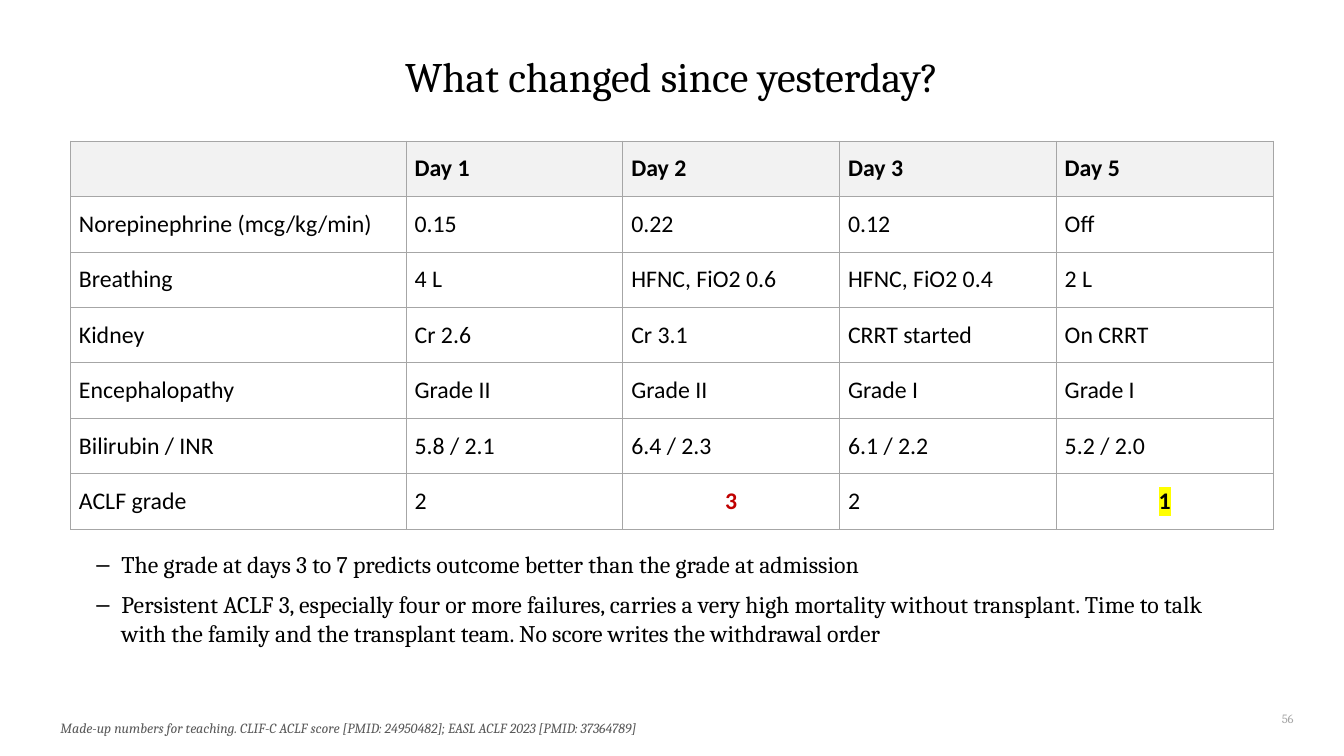
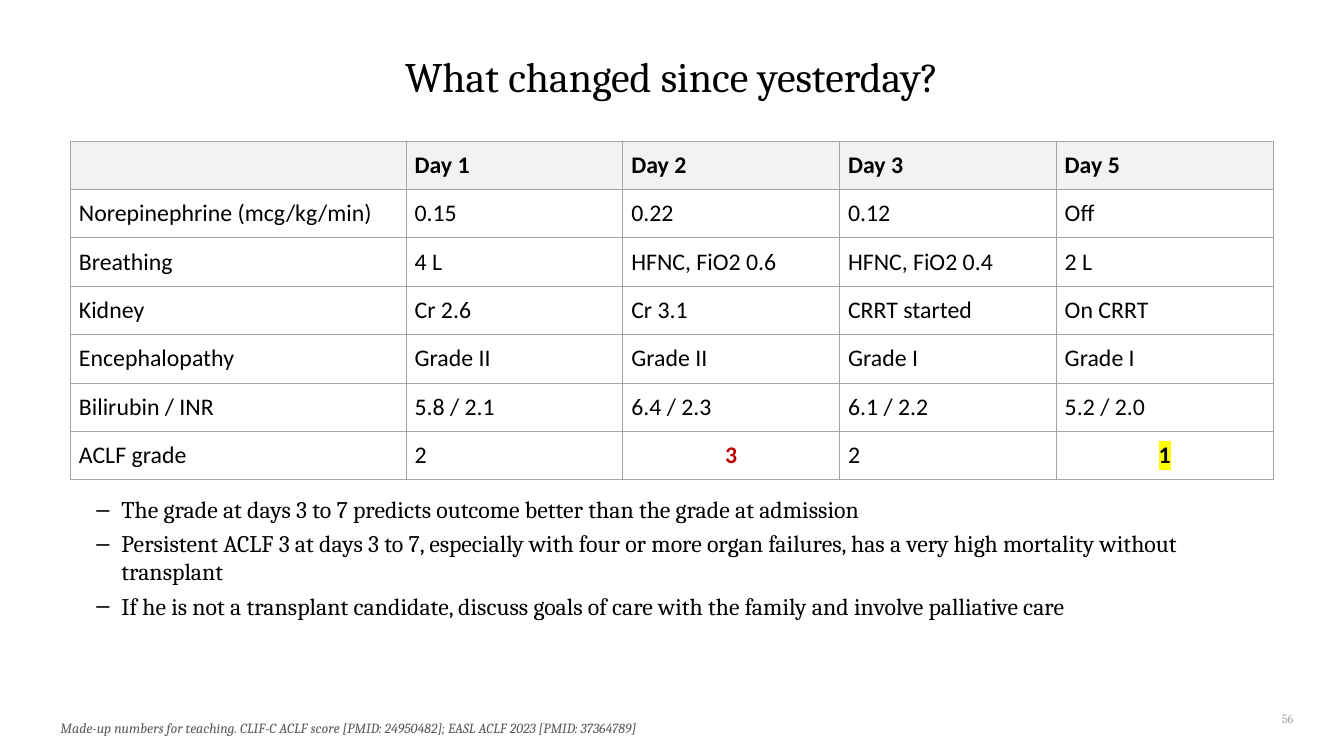
Before and after one commit to qaddodi/mohammad-almeqdadi-lectures, a slide deck: slide 56 of lectures/acute-liver-failure-aclf-in-icu/ALF and ACLF in the ICU.pptx. Drawn at 1344x756 pixels with LibreOffice and Linux fonts; fonts in the diff are those of the drawing. Boxes give left, top, right and bottom in pixels: in the first picture for what was removed or moved away, otherwise in the second. Text is boxed around its words. In the diff, an @@ line names an element or a change of style, - is before the commit and + after.

```diff
--- a/lectures/acute-liver-failure-aclf-in-icu/ALF and ACLF in the ICU.pptx
+++ b/lectures/acute-liver-failure-aclf-in-icu/ALF and ACLF in the ICU.pptx
@@ table: place and size @@
-table at <box>71,141,1273,517</box>
+table at <box>71,141,1273,471</box>
@@ text "The grade at days 3 ...": place and size @@
-text "The grade at days 3 ..." at <box>121,556,1202,647</box>
+text "The grade at days 3 ..." at <box>121,501,1177,620</box>
@@ text at <box>121,501,859,523</box>: less space between paragraphs @@
@@ text at <box>121,535,1177,620</box>: text changed @@
-– Persistent ACLF 3, especially four or more failures, carries a very high mortality without transplant. Time to talk with the family and the transplant team. No score writes the withdrawal order
+– Persistent ACLF 3 at days 3 to 7, especially with four or more organ failures, has a very high mortality without transplant
+– If he is not a transplant candidate, discuss goals of care with the family and involve palliative care
```
Also in this commit, not shown: 6 other slides changed, 1 other file.
